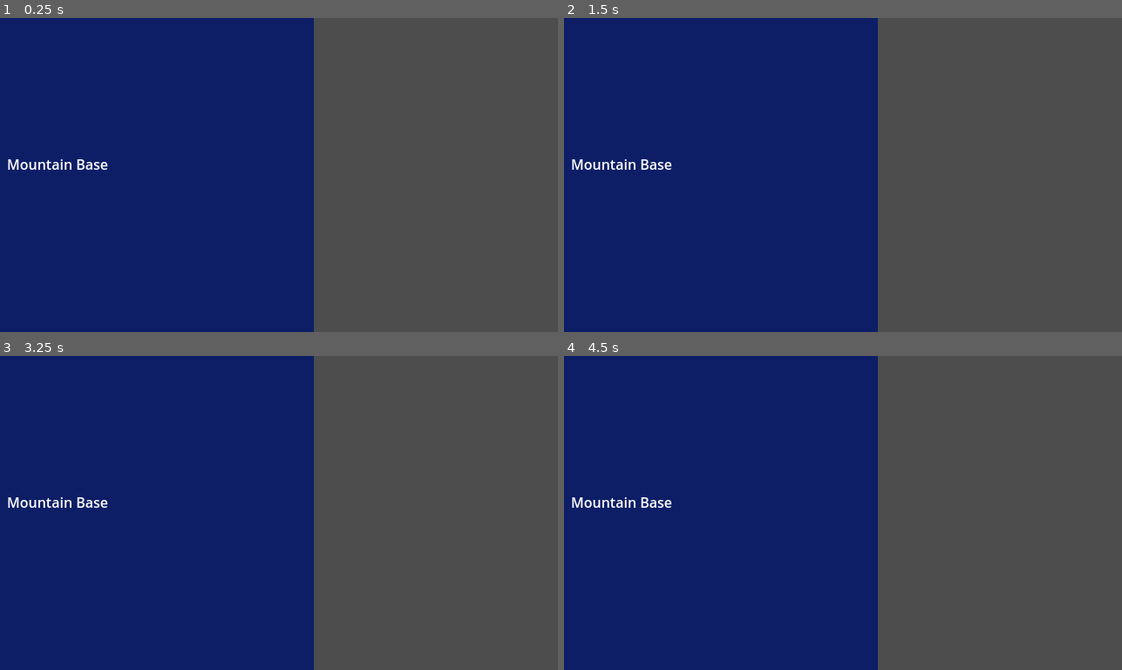
Above: before the commit, frames 1-4 (two rows, left to right).
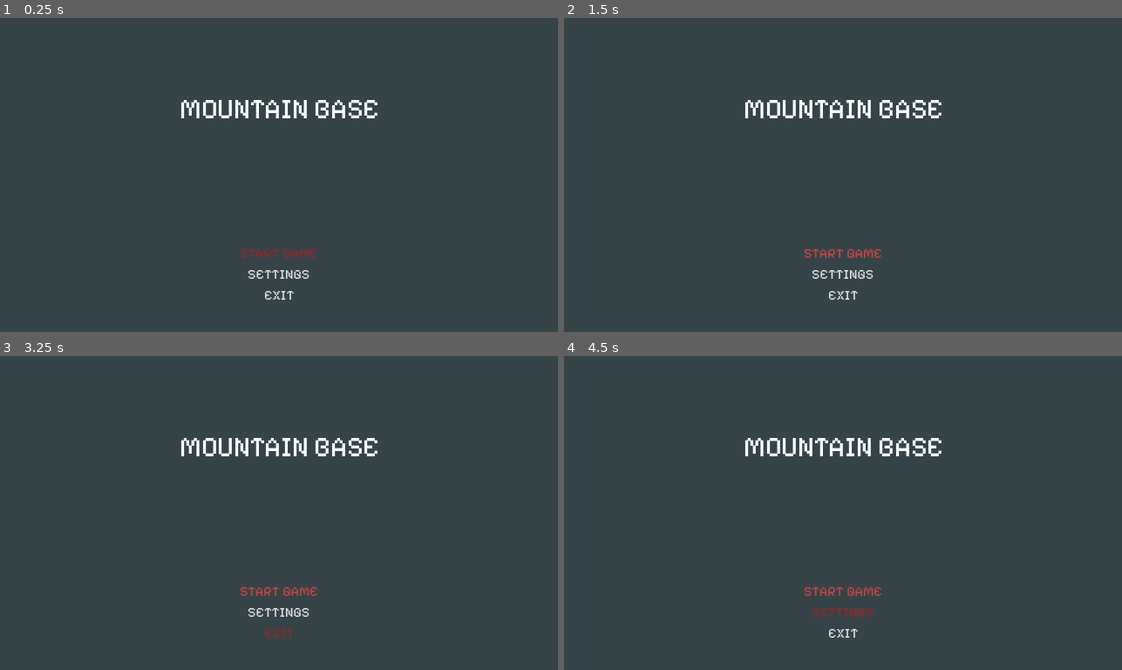
Above: after the commit, the same moments.

Repository: joacodru/MountainBase
Game: Godot game, scene res://scenes/ui/menus/MainMenu.tscn
Same seed, same stepped clock (60 frames per second), same inputs: the game is played once before the commit and once after it. This scene is started directly instead of the project's main scene.
Inputs (mouse positions are in pixels of both pictures, inside the frame that each line leads up to):
- Up to frame 1 (0.25 s): no input
- Up to frame 2 (1.5 s): click (843, 275) at 0.5 s, where only the run after the commit has a clickable "SETTINGS"; click (843, 253) at 1.25 s, where only the run after the commit has a clickable "START GAME"
- Up to frame 3 (3.25 s): click (279, 591) at 2 s, where only the run after the commit has a clickable "START GAME"; tap Enter at 2.75 s; hold Right (ui_right) from 2.78 s (still down); tap Z (key_Z) at 2.85 s; tap Up (ui_up) at 3.02 s
- Up to frame 4 (4.5 s): tap Z (key_Z) at 3.6, 4.35 s; tap Up (ui_up) at 3.77 s; release Right (ui_right) at 4.28 s; hold Left (ui_left) from 4.28 s (still down)

The runs differ from the first frame. In frame 1, 57% of the frame differs, in the area x 0-68%, y 0-100%; in frame 2, 57%; in frame 3, 57%; in frame 4, 57%.

Commit message:
Added a few settings to the Menu scene

Diff:
--- a/scenes/ui/menus/MainMenu.tscn
+++ b/scenes/ui/menus/MainMenu.tscn
@@ -1,10 +1,17 @@
-[gd_scene format=3 uid="uid://co53wx50j7fi"]
+[gd_scene load_steps=3 format=3 uid="uid://co53wx50j7fi"]
+
+[ext_resource type="Theme" uid="uid://b6ce3qvqiai6b" path="res://themes/default_theme.tres" id="1_36r1n"]
+[ext_resource type="Script" path="res://scenes/ui/menus/main_menu.gd" id="2_2nl5x"]
 
 [node name="MainMenu" type="Control"]
 layout_mode = 3
-anchors_preset = 0
-offset_right = 360.0
-offset_bottom = 360.0
+anchors_preset = 15
+anchor_right = 1.0
+anchor_bottom = 1.0
+grow_horizontal = 2
+grow_vertical = 2
+theme = ExtResource("1_36r1n")
+script = ExtResource("2_2nl5x")
 
 [node name="ColorRect" type="ColorRect" parent="."]
 layout_mode = 1
@@ -13,17 +20,18 @@
 anchor_bottom = 1.0
 grow_horizontal = 2
 grow_vertical = 2
-color = Color(0.0509804, 0.117647, 0.403922, 1)
+color = Color(0, 0.184314, 0.235294, 0.294118)
 
 [node name="MarginContainer" type="MarginContainer" parent="."]
 layout_mode = 1
 anchors_preset = 15
 anchor_right = 1.0
 anchor_bottom = 1.0
+offset_right = 1.0
 grow_horizontal = 2
 grow_vertical = 2
-theme_override_constants/margin_left = 8
-theme_override_constants/margin_top = 8
+theme_override_constants/margin_left = 32
+theme_override_constants/margin_top = 32
 theme_override_constants/margin_right = 32
 theme_override_constants/margin_bottom = 32
 
@@ -33,4 +41,44 @@
 
 [node name="Label" type="Label" parent="MarginContainer/VBoxContainer"]
 layout_mode = 2
-text = "Mountain Base"
+size_flags_vertical = 3
+theme_override_font_sizes/font_size = 32
+text = "MOUNTAIN BASE"
+horizontal_alignment = 1
+vertical_alignment = 1
+
+[node name="ButtonsVBox" type="VBoxContainer" parent="MarginContainer/VBoxContainer"]
+unique_name_in_owner = true
+layout_mode = 2
+size_flags_vertical = 10
+
+[node name="StartGameButton" type="Button" parent="MarginContainer/VBoxContainer/ButtonsVBox"]
+layout_mode = 2
+size_flags_horizontal = 4
+size_flags_vertical = 4
+focus_neighbor_top = NodePath("../QuitGameButton")
+focus_neighbor_bottom = NodePath("../SettingsButton")
+focus_next = NodePath("../SettingsButton")
+focus_previous = NodePath("../QuitGameButton")
+text = "START GAME"
+
+[node name="SettingsButton" type="Button" parent="MarginContainer/VBoxContainer/ButtonsVBox"]
+layout_mode = 2
+size_flags_horizontal = 4
+size_flags_vertical = 4
+focus_neighbor_top = NodePath("../StartGameButton")
+focus_neighbor_bottom = NodePath("../QuitGameButton")
+focus_next = NodePath("../QuitGameButton")
+focus_previous = NodePath("../StartGameButton")
+text = "SETTINGS"
+
+[node name="QuitGameButton" type="Button" parent="MarginContainer/VBoxContainer/ButtonsVBox"]
+layout_mode = 2
+size_flags_horizontal = 4
+size_flags_vertical = 4
+focus_neighbor_top = NodePath("../SettingsButton")
+focus_neighbor_bottom = NodePath("../StartGameButton")
+focus_next = NodePath("../StartGameButton")
+focus_previous = NodePath("../SettingsButton")
+text = "EXIT
+"
--- a/scenes/ui/menus/main_menu.gd
+++ b/scenes/ui/menus/main_menu.gd
@@ -1,10 +1,28 @@
 extends Control
 
+signal start_game()
+@onready var buttons_v_box = %ButtonsVBox
+
+func _on_start_game_button_pressed() -> void:
+	start_game.emit()
+	hide()
+
+func _on_quit_button_pressed() -> void:
+	get_tree().quit()
+
+func _on_visibility_changed() -> void:
+	if visible:
+		focus_button()
+
+func focus_button() -> void:
+	if buttons_v_box:
+		var button: Button = buttons_v_box.get_child(0)
+		if button is Button:
+			button.grab_focus()
 
 # Called when the node enters the scene tree for the first time.
 func _ready():
-	pass # Replace with function body.
-
+	focus_button()
 
 # Called every frame. 'delta' is the elapsed time since the previous frame.
 func _process(delta):
--- a/themes/default_theme.tres
+++ b/themes/default_theme.tres
@@ -1,3 +1,43 @@
-[gd_resource type="Theme" format=3 uid="uid://b6ce3qvqiai6b"]
+[gd_resource type="Theme" load_steps=13 format=3 uid="uid://b6ce3qvqiai6b"]
+
+[ext_resource type="FontFile" uid="uid://boq663xpdgjjc" path="res://assets/fonts/PixelifySans-VariableFont_wght.ttf" id="1_3il3f"]
+
+[sub_resource type="StyleBoxEmpty" id="StyleBoxEmpty_agw6t"]
+
+[sub_resource type="StyleBoxEmpty" id="StyleBoxEmpty_cr3we"]
+
+[sub_resource type="StyleBoxEmpty" id="StyleBoxEmpty_okxks"]
+
+[sub_resource type="StyleBoxEmpty" id="StyleBoxEmpty_wri83"]
+
+[sub_resource type="StyleBoxEmpty" id="StyleBoxEmpty_hxbsr"]
+
+[sub_resource type="StyleBoxEmpty" id="StyleBoxEmpty_aarei"]
+
+[sub_resource type="StyleBoxEmpty" id="StyleBoxEmpty_ciaw3"]
+
+[sub_resource type="StyleBoxEmpty" id="StyleBoxEmpty_mfpr6"]
+
+[sub_resource type="StyleBoxEmpty" id="StyleBoxEmpty_0ulnm"]
+
+[sub_resource type="StyleBoxEmpty" id="StyleBoxEmpty_tl4an"]
+
+[sub_resource type="StyleBoxEmpty" id="StyleBoxEmpty_bqhtr"]
 
 [resource]
+default_font = ExtResource("1_3il3f")
+default_font_size = 16
+Button/colors/font_focus_color = Color(0.562787, 0.165404, 0.164239, 1)
+Button/colors/font_hover_color = Color(0.792503, 0.266999, 0.261912, 1)
+Button/colors/font_pressed_color = Color(0.374516, 0.095849, 0.096216, 1)
+Button/styles/disabled = SubResource("StyleBoxEmpty_agw6t")
+Button/styles/disabled_mirrored = SubResource("StyleBoxEmpty_cr3we")
+Button/styles/focus = SubResource("StyleBoxEmpty_okxks")
+Button/styles/hover = SubResource("StyleBoxEmpty_wri83")
+Button/styles/hover_mirrored = SubResource("StyleBoxEmpty_hxbsr")
+Button/styles/hover_pressed = SubResource("StyleBoxEmpty_aarei")
+Button/styles/hover_pressed_mirrored = SubResource("StyleBoxEmpty_ciaw3")
+Button/styles/normal = SubResource("StyleBoxEmpty_mfpr6")
+Button/styles/normal_mirrored = SubResource("StyleBoxEmpty_0ulnm")
+Button/styles/pressed = SubResource("StyleBoxEmpty_tl4an")
+Button/styles/pressed_mirrored = SubResource("StyleBoxEmpty_bqhtr")
